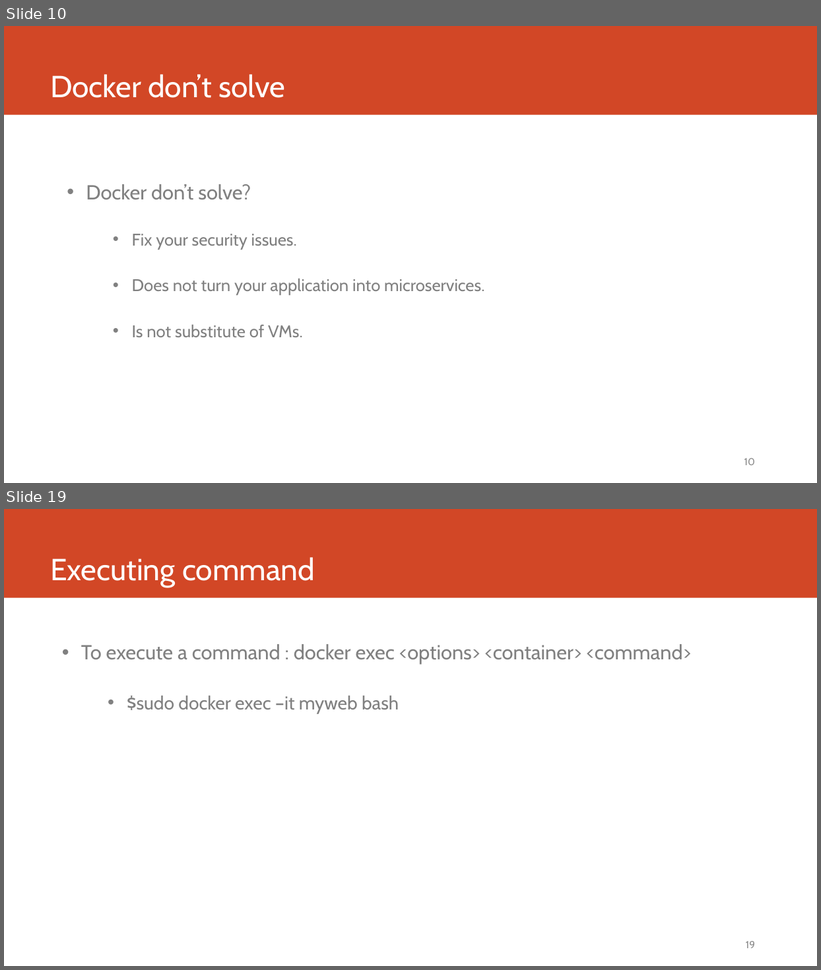
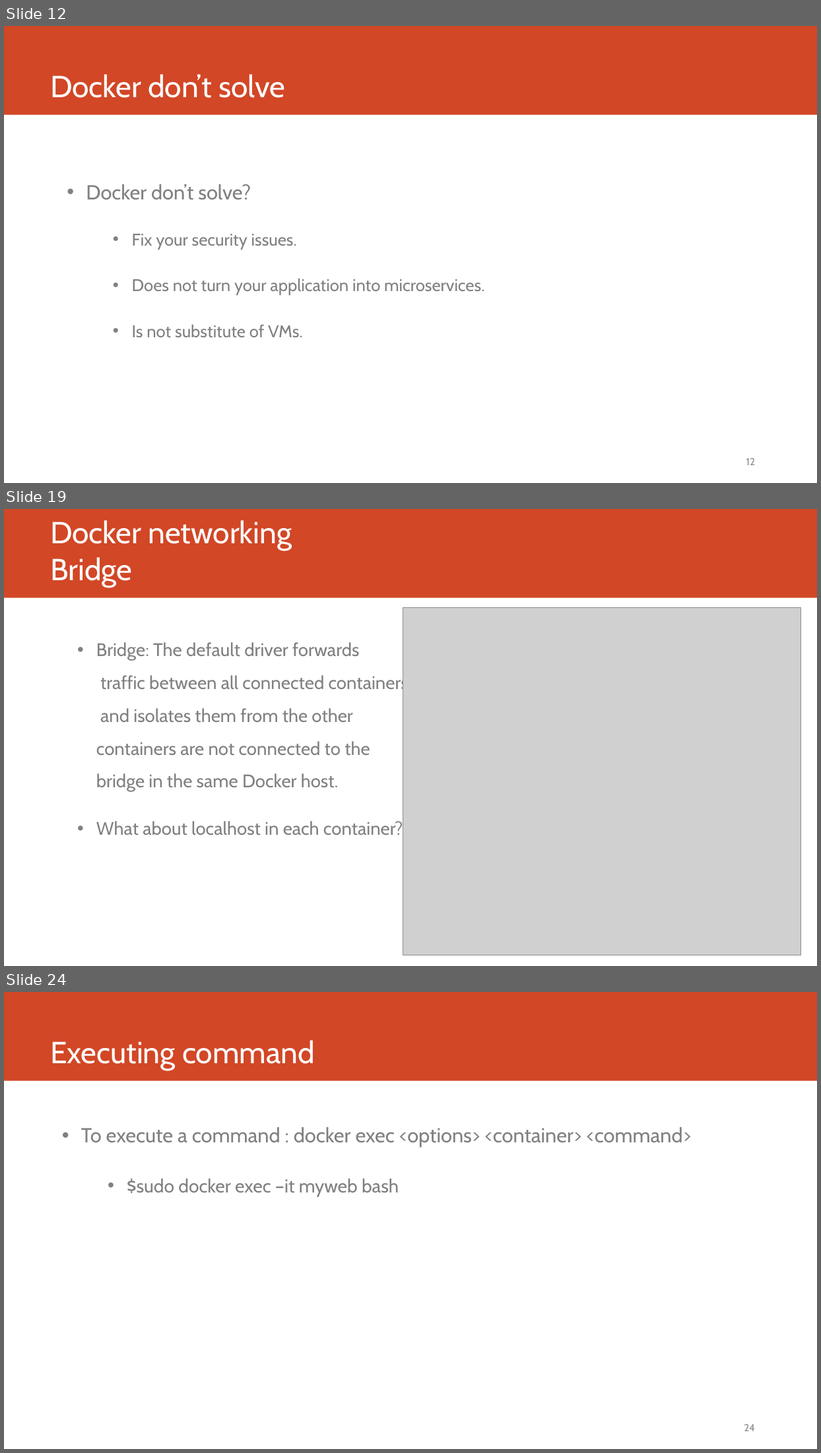
Before and after one commit to compilereg/docker, a slide deck: Docker.pptx. Shown one above the other, each under a label of ours: slides 10 and 19 before the commit, slides 12, 19 and 24 after it; the slides between them are not shown. The pictures are 821x970 and 821x1453 pixels, drawn with LibreOffice and Linux fonts; fonts in the diff are those of the drawing; grey boxes stand for pictures. Boxes give left, top, right and bottom in pixels: in the first picture for what was removed or moved away, otherwise in the second. Text is boxed around its words. In the diff, an @@ line names an element or a change of style, - is before the commit and + after.

Commit message:
Adding CI-CD, Network images, logo, storage details

```diff
--- a/Docker.pptx
+++ b/Docker.pptx
@@ slide 19 added at bbox=[4, 509, 817, 966], background #FFFFFF; not listed: 1 template element that a slide beside it also shows @@
@@ title added at bbox=[50, 520, 292, 588], 36 pt, text #FFFFFF @@
+Docker networking
+Bridge
@@ picture added at bbox=[403, 608, 802, 956] @@
@@ text added at bbox=[96, 642, 409, 835], 21.6 pt, text #808080 @@
+• Bridge: The default driver forwards
+  traffic between all connected containers
+  and isolates them from the other
+  containers are not connected to the
+  bridge in the same Docker host.
+• What about localhost in each container?
@@ what was slide 10 is now slide 12 @@
@@ page number at bbox=[746, 458, 756, 466]: text changed @@
-10
+12
@@ what was slide 19 is now slide 24 @@
@@ page number at bbox=[744, 1424, 755, 1432]: text changed @@
-19
+24
```
Also in this commit, not shown: 22 slides changed, 11 other slides added, 1 slide removed.
